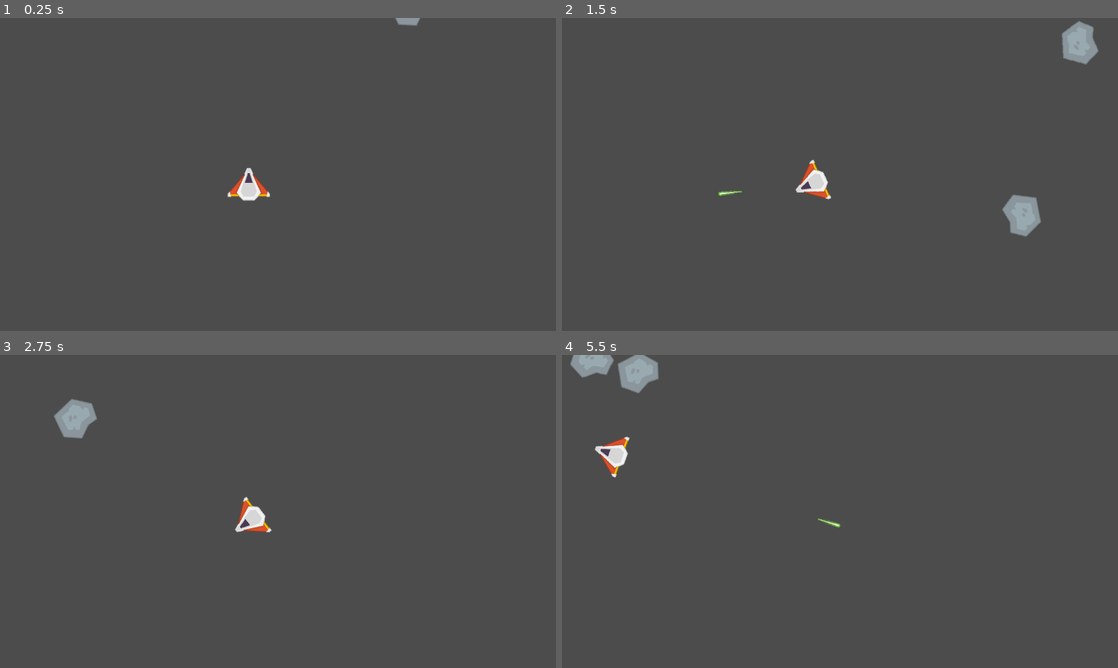
Above: before the commit, frames 1-4 (two rows, left to right).
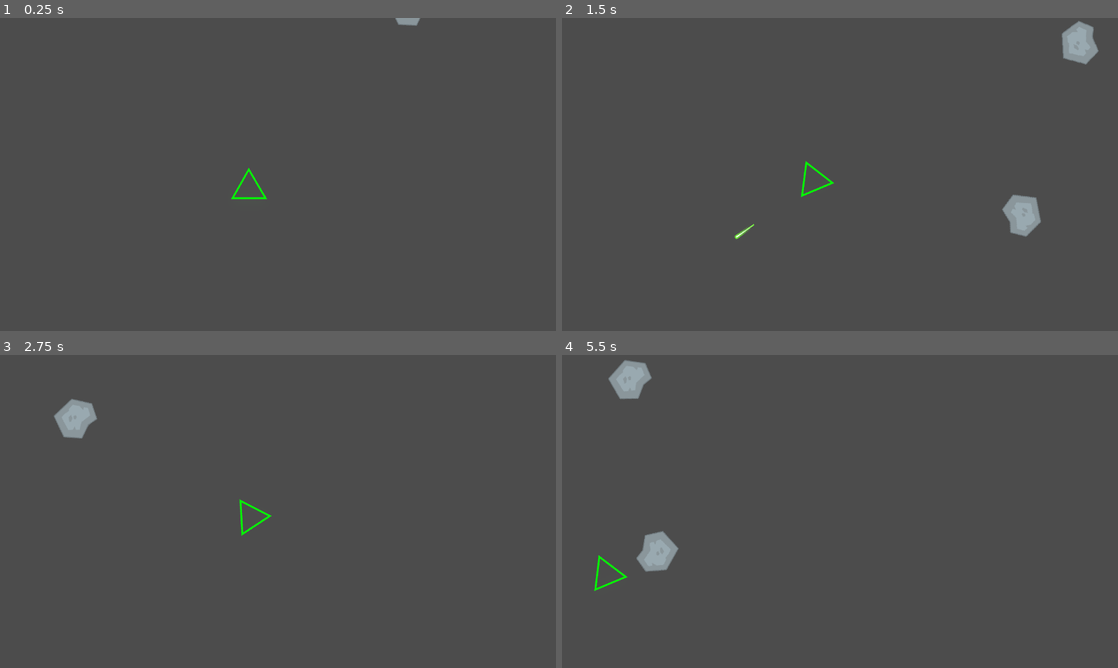
Above: after the commit, the same moments.

Repository: KristoferKoehn/CalculusConflict
Game: Godot game, scene res://Game.tscn
Same seed, same stepped clock (60 frames per second), same inputs: the game is played once before the commit and once after it.
Inputs:
- Up to frame 1 (0.25 s): no input
- Up to frame 2 (1.5 s): tap Enter at 0.5 s; hold Right (ui_right) 0.53-1.28 s; hold Space (shoot) 0.53-1.28 s; hold Left (ui_left) from 1.28 s (still down); tap Space (shoot) at 1.35 s
- Up to frame 3 (2.75 s): release Left (ui_left) at 2.03 s; hold Right (ui_right) from 2.03 s (still down); hold Space (shoot) from 2.03 s (still down)
- Up to frame 4 (5.5 s): release Right (ui_right) at 2.78 s; release Space (shoot) at 2.78 s; hold Up (ui_up) 2.78-3.53 s; tap Space (shoot) at 2.85, 4.35 s; hold Space (shoot) 3.53-4.28 s; hold Left (ui_left) from 3.53 s (still down); hold Space (shoot) from 5.03 s (still down)

The runs differ from the first frame. In frame 1, 0.4% of the frame differs, in the area x 40-49%, y 47-59%; in frame 2, 0.5%; in frame 3, 0.5%; in frame 4, 2.1%, in the area x 1-51%, y 0-76%.

Commit message:
lighting and cursory spritework

Diff:
--- a/Game.tscn
+++ b/Game.tscn
@@ -1,7 +1,13 @@
-[gd_scene load_steps=3 format=2]
+[gd_scene load_steps=4 format=2]
 
 [ext_resource path="res://entity/AsteroidSpawner.tscn" type="PackedScene" id=1]
 [ext_resource path="res://characters/Player.tscn" type="PackedScene" id=2]
+
+[sub_resource type="Environment" id=1]
+background_mode = 4
+glow_enabled = true
+glow_strength = 0.95
+glow_blend_mode = 0
 
 [node name="Game" type="Node2D"]
 
@@ -9,3 +15,6 @@
 position = Vector2( 573, 382 )
 
 [node name="AsteroidSpawner" parent="." instance=ExtResource( 1 )]
+
+[node name="WorldEnvironment" type="WorldEnvironment" parent="."]
+environment = SubResource( 1 )
--- a/characters/Player.gd
+++ b/characters/Player.gd
@@ -4,7 +4,7 @@
 var velocity = Vector2(0,0)
 var velocity_damping = 1.02
 var acceleration = 15
-var rotation_speed = .9
+var rotation_speed = .8
 var rotation_max = 60
 var angular_velocity = 0
 var angular_damping = 1.15
@@ -27,11 +27,14 @@
 			velocity = velocity.normalized() * max_thrust
 		else:
 			velocity += self.get_rotation_vector() * acceleration
-
+		$EngineParticles.emitting = true
+	else:
+		$EngineParticles.emitting = false
 	rotation += delta * angular_velocity
 	angular_velocity = angular_velocity/angular_damping
 	velocity = velocity / velocity_damping
 	move_and_collide(velocity * delta)
+
 
 func _unhandled_key_input(event):
 	if (event.is_action_pressed("shoot")):
--- a/characters/Player.tscn
+++ b/characters/Player.tscn
@@ -1,13 +1,15 @@
-[gd_scene load_steps=4 format=2]
+[gd_scene load_steps=5 format=2]
 
-[ext_resource path="res://assets/images/ships/playerShip3_orange.png" type="Texture" id=1]
+[ext_resource path="res://assets/images/ships/player ship.png" type="Texture" id=1]
 [ext_resource path="res://characters/Player.gd" type="Script" id=2]
 [ext_resource path="res://objects/LaserWeapon.tscn" type="PackedScene" id=3]
+[ext_resource path="res://objects/EngineParticles.tscn" type="PackedScene" id=4]
 
 [node name="Player" type="KinematicBody2D"]
 script = ExtResource( 2 )
 
 [node name="Sprite" type="Sprite" parent="."]
+modulate = Color( 0, 1.1, 0, 1 )
 texture = ExtResource( 1 )
 
 [node name="CollisionPolygon2D" type="CollisionPolygon2D" parent="."]
@@ -20,3 +22,6 @@
 position = Vector2( 0, 1 )
 
 [node name="RotationNode2" type="Node2D" parent="."]
+
+[node name="EngineParticles" parent="." instance=ExtResource( 4 )]
+position = Vector2( 0, 43 )
--- /dev/null
+++ b/objects/EngineParticles.tscn
@@ -0,0 +1,30 @@
+[gd_scene load_steps=4 format=2]
+
+[sub_resource type="Gradient" id=2]
+offsets = PoolRealArray( 0.201087, 0.467391, 0.75, 1 )
+colors = PoolColorArray( 0, 0.803922, 1, 1, 1, 0.619608, 0, 1, 0, 0, 0, 1, 0, 0, 0, 0 )
+
+[sub_resource type="GradientTexture" id=3]
+gradient = SubResource( 2 )
+
+[sub_resource type="ParticlesMaterial" id=1]
+emission_shape = 1
+emission_sphere_radius = 10.0
+flag_disable_z = true
+direction = Vector3( 0, 1, 0 )
+spread = 16.48
+gravity = Vector3( 0, 0, 0 )
+initial_velocity = 300.0
+initial_velocity_random = 0.7
+angular_velocity_random = 0.1
+orbit_velocity = 0.0
+orbit_velocity_random = 0.0
+damping = 25.0
+scale = 10.0
+color_ramp = SubResource( 3 )
+
+[node name="EngineParticles" type="Particles2D"]
+modulate = Color( 1.2, 1.2, 1.2, 1 )
+amount = 12
+local_coords = false
+process_material = SubResource( 1 )
--- a/objects/Laser.tscn
+++ b/objects/Laser.tscn
@@ -1,7 +1,8 @@
-[gd_scene load_steps=4 format=2]
+[gd_scene load_steps=5 format=2]
 
 [ext_resource path="res://assets/images/lasers/laserGreen11.png" type="Texture" id=1]
 [ext_resource path="res://objects/Laser.gd" type="Script" id=2]
+[ext_resource path="res://assets/audio/sfx/laserShoot1.wav" type="AudioStream" id=3]
 
 [sub_resource type="RectangleShape2D" id=1]
 extents = Vector2( 4, 22.25 )
@@ -10,6 +11,7 @@
 script = ExtResource( 2 )
 
 [node name="Sprite" type="Sprite" parent="."]
+modulate = Color( 1, 1.2, 1, 1 )
 texture = ExtResource( 1 )
 
 [node name="CollisionShape2D" type="CollisionShape2D" parent="."]
@@ -20,5 +22,11 @@
 one_shot = true
 autostart = true
 
+[node name="AudioStreamPlayer2D" type="AudioStreamPlayer2D" parent="."]
+modulate = Color( 1, 1.2, 1, 1 )
+stream = ExtResource( 3 )
+volume_db = -12.0
+autoplay = true
+
 [connection signal="body_shape_entered" from="." to="." method="_on_Laser_body_shape_entered"]
 [connection signal="timeout" from="Timer" to="." method="_on_Timer_timeout"]
Not shown, removed: .mono/metadata/ide_messaging_meta.txt
Not shown, added: assets/audio/sfx/laserShoot1.wav.import
Binary file added: assets/images/ships/player ship.png
Not shown, added: assets/images/ships/player ship.png.import
Not shown, added: assets/audio/sfx/laserShoot1.wav
